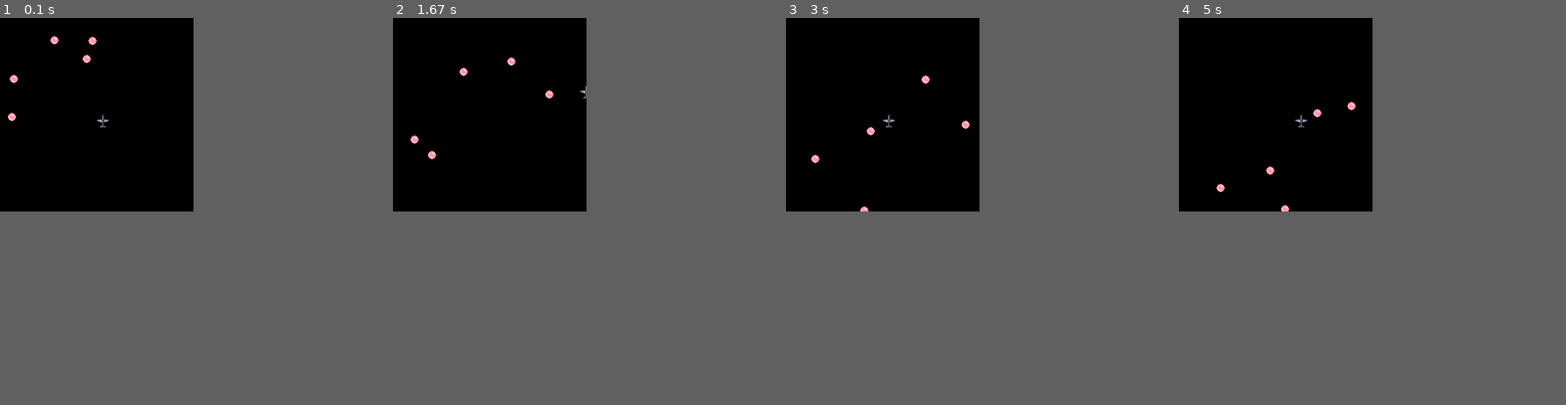
Above: before the commit, frames 1-4 (left to right).
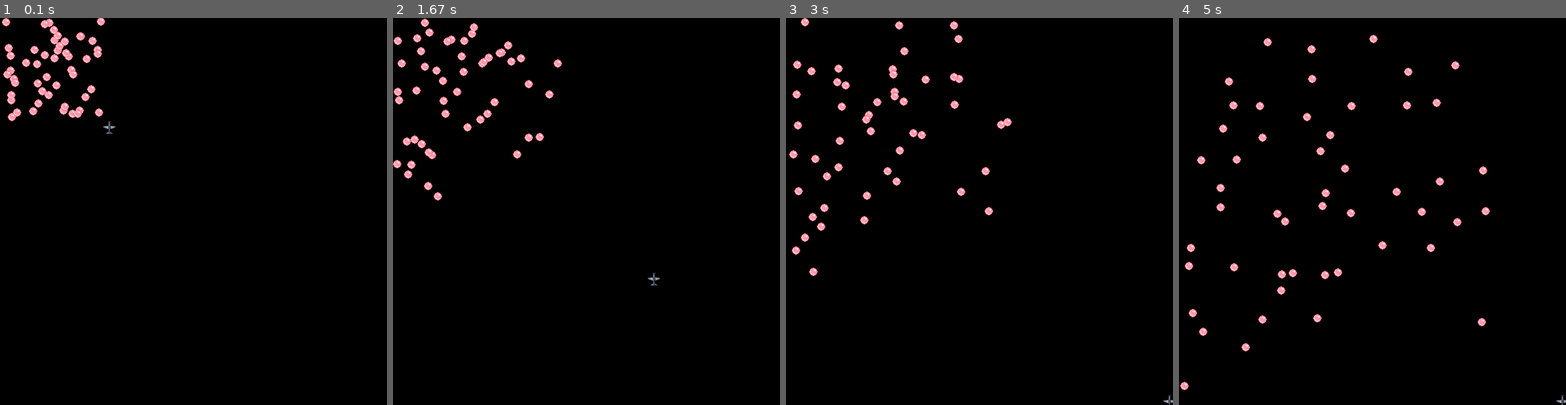
Above: after the commit, the same moments.

Repository: KoGaYoung/pygame-Airplane-Game
Game: pygame game, started from PyGame/mainScreen.py
Two runs of this game, one before a commit and one after it. Both use one fixed random seed, a clock stepped at 60 frames per second and the inputs below.
Inputs:
- Up to frame 1 (0.1 s): no input
- Up to frame 2 (1.67 s): hold D 0.33-0.8 s; hold W 0.83-1.13 s; hold D 1.17-1.63 s
- Up to frame 3 (3 s): hold A 1.67-2.2 s; hold S 2.23-2.53 s; hold A 2.57-2.97 s
- Up to frame 4 (5 s): hold W 3-3.37 s; hold D 3.4-4.03 s; hold S 4.07-4.43 s; hold A 4.47-4.93 s; hold D from 4.97 s (still down)
The window is 300x300 before the commit and 600x600 after it. Grey fills any space a smaller window leaves; there, only what the larger window draws over its background counts as a difference.

The runs differ from the first frame. In frame 1, 1.4% of the frame differs, in the area x 0-30%, y 0-30%; in frame 2, 1.5%; in frame 3, 1.7%; in frame 4, 1.8%, in the area x 0-100%, y 4-100%.

Commit message:
고인물 플레이

Diff:
--- a/PyGame/ball.py
+++ b/PyGame/ball.py
@@ -2,8 +2,8 @@
 from pygame.locals import *
 from random import *
 
-SCREEN_WIDTH = 300
-SCREEN_HEIGHT= 300
+SCREEN_WIDTH = 600
+SCREEN_HEIGHT= 600
 
 class Ball(object):
     def __init__(bullet):
--- a/PyGame/mainScreen.py
+++ b/PyGame/mainScreen.py
@@ -1,11 +1,12 @@
 import pygame, sys
+import math
 from pygame.locals import *
 from random import *
 from ball import *
 from player import *
 
-SCREEN_WIDTH = 300
-SCREEN_HEIGHT= 300
+SCREEN_WIDTH = 600
+SCREEN_HEIGHT= 600
 
 pygame.init()
 pygame.display.set_caption('Main_Screen')
@@ -15,7 +16,7 @@
 
 def main():
     player = Player()
-    numBall=5
+    numBall=50
     ballList = []
     for i in range(numBall):
         ballList.append(Ball())
@@ -27,10 +28,17 @@
         elapsed = clock.tick(30)
         #score += elapsed
         #print(ballList[1].x, ballList[1].y)
-        print("공[1]좌표")
-        print(ballList[1].x, ballList[1].y)
-        print("둘 사이의 x거리구하기")
-        print(player.x-ballList[1].x)
+
+
+        minDist = 50000
+        minBall = ballList[0]
+        for i in range(numBall):
+            ball = ballList[i]
+            dist = math.sqrt( (player.x-ball.x)**2 +(player.y-ball.y)**2 )
+            if (minDist > dist):
+                minDist = dist
+                minBall = ball
+
         #키가 눌려있을 때 동시키 입력할 수 있도록
         for event in pygame.event.get():
             if(event.type == KEYDOWN):
@@ -52,16 +60,21 @@
                 if event.key == K_s:
                     saveKey[3] = False
 
+        saveKey[0] = minBall.x > player.x
+        saveKey[1] = minBall.x < player.x
+        saveKey[2] = minBall.y > player.y
+        saveKey[3] = minBall.y < player.y
+
         #눌린 키에 따라 비행기 이동
         # true IF condition ELSE false
         if (saveKey[0]) :
             player.x = player.x - 5 if player.x - 5 > 0 else player.x
         elif (saveKey[1]) :
-            player.x = player.x + 5 if player.x + 5 < SCREEN_WIDTH else player.x
+            player.x = player.x + 5 if player.x + 5 < SCREEN_WIDTH - 13 else player.x
         if (saveKey[2]) :
             player.y = player.y - 5 if player.y - 5 > 0 else player.y
         elif (saveKey[3]) :
-            player.y = player.y + 5 if player.y + 5 < SCREEN_HEIGHT else player.y;
+            player.y = player.y + 5 if player.y + 5 < SCREEN_HEIGHT - 13 else player.y;
 
         #게임종료
         if event.type == pygame.QUIT:
